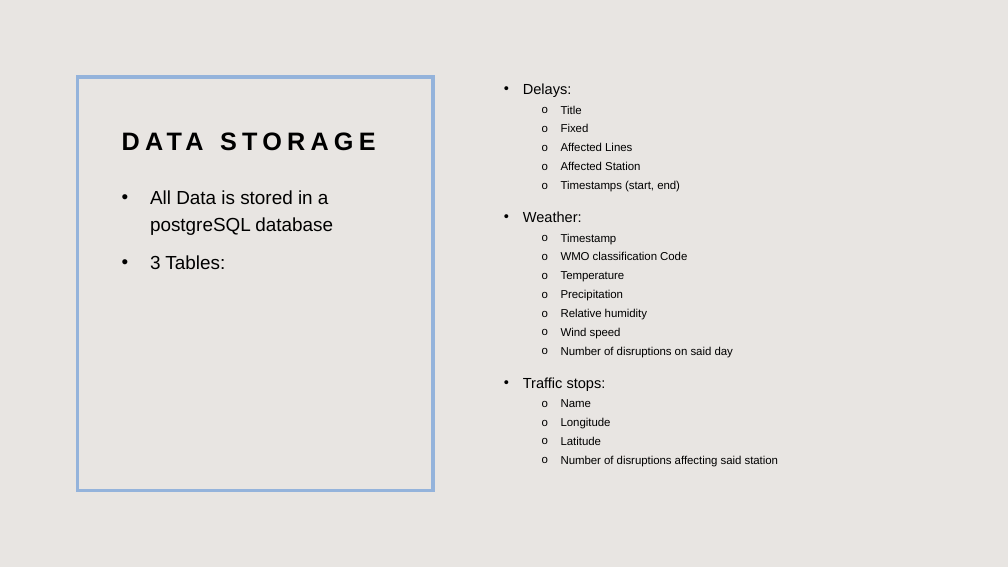
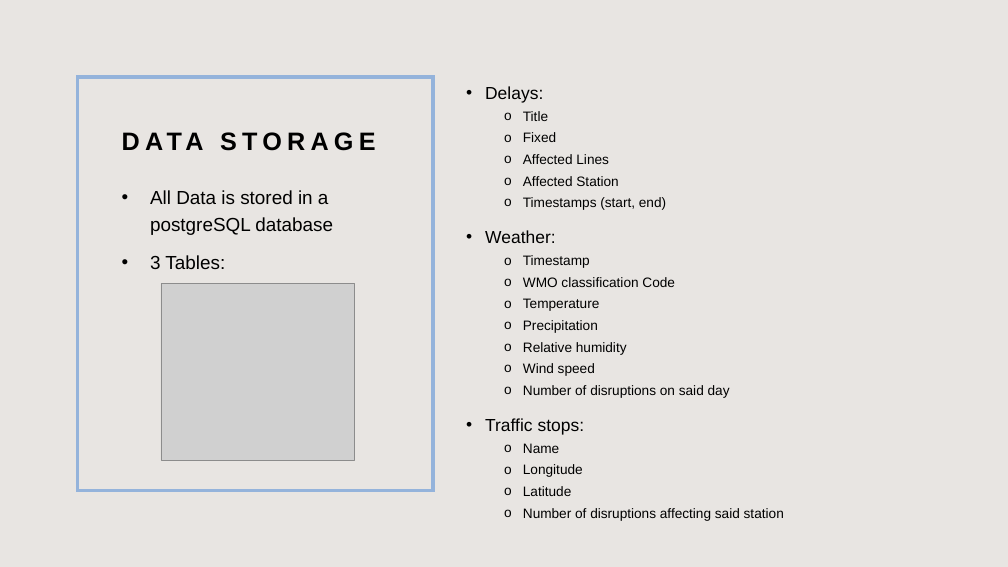
Before and after one commit to toporek3112/vienna_public-transport_weather_correlation, a slide deck: slide 7 of dsi_project.pptx. Drawn at 1008x567 pixels with LibreOffice and Linux fonts; fonts in the diff are those of the drawing; grey boxes stand for pictures. Boxes give left, top, right and bottom in pixels: in the first picture for what was removed or moved away, otherwise in the second. Text is boxed around its words. In the diff, an @@ line names an element or a change of style, - is before the commit and + after.

```diff
--- a/dsi_project.pptx
+++ b/dsi_project.pptx
@@ text "Delays:": place and size @@
-text "Delays:" at (523,83,779,467)
+text "Delays:" at (485,86,784,521)
@@ text "Delays:" at (485,86,784,521): size 13.9 to 16.6 pt in "Delays:", "Weather:", "Traffic stops:"; size 10.8 to 12.9 pt in "Title", "Fixed", "Affected Lines", "Affected Station" and 12 more places @@
@@ picture added at (161,284,355,461) @@
```
Also in this commit, not shown: 4 other slides changed, 2 slides added, 1 slide removed.
